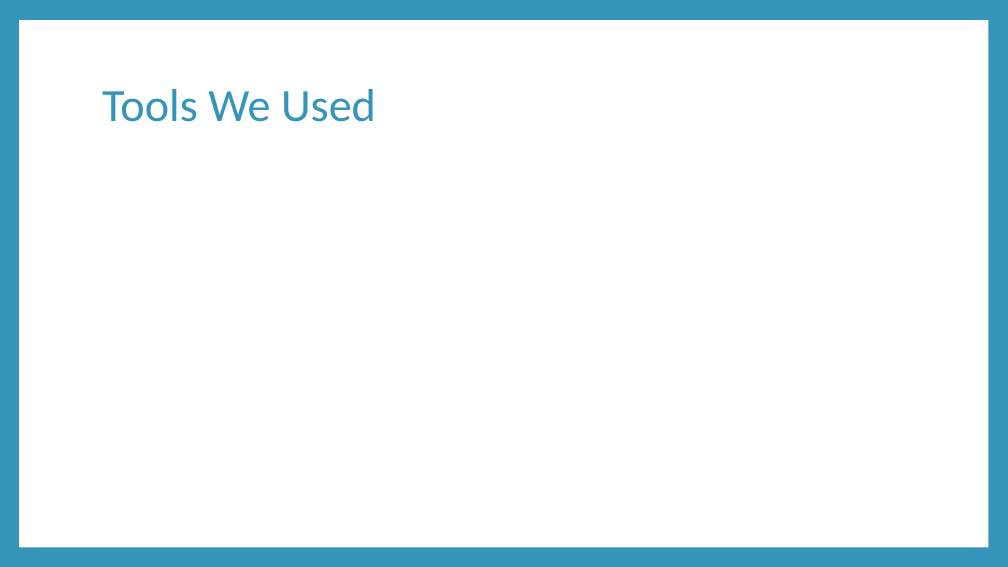
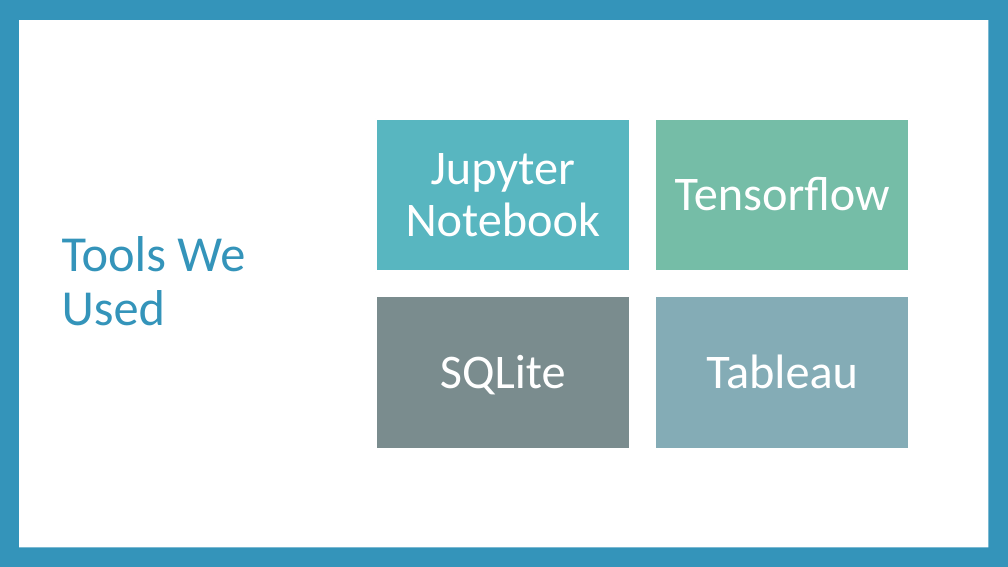
Before and after one commit to petersmyers/Project3byDefault, a slide deck: slide 3 of Project 3 Presentation.pptx (slide 2 before the commit). Drawn at 1008x567 pixels with LibreOffice and Linux fonts; fonts in the diff are those of the drawing. Boxes give left, top, right and bottom in pixels: in the first picture for what was removed or moved away, otherwise in the second. Text is boxed around its words. In the diff, an @@ line names an element or a change of style, - is before the commit and + after.

Commit message:
adding updates to ppt presentation. still need tableau link in final slide

```diff
--- a/Project 3 Presentation.pptx
+++ b/Project 3 Presentation.pptx
@@ title "Tools We Used": place and size @@
-title "Tools We Used" at (102,89,376,122)
+title "Tools We Used" at (62,236,245,326)
@@ title "Tools We Used" at (62,236,245,326): size 44 to 48 pt @@
@@ group added at (376,119,910,449): 4 rectangles, 4 texts @@
+Jupyter Notebook
+Tensorflow
+SQLite
+Tableau
```
Also in this commit, not shown: 4 other slides changed, 4 slides added, 4 slides removed.
